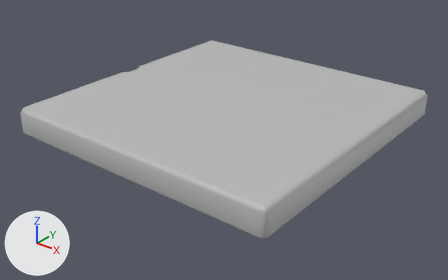
One commit to the FBX model Editor/Assets/IronWrought/Mesh/Props/EN_P_Pizza_note.fbx: the scene before it, then after it.
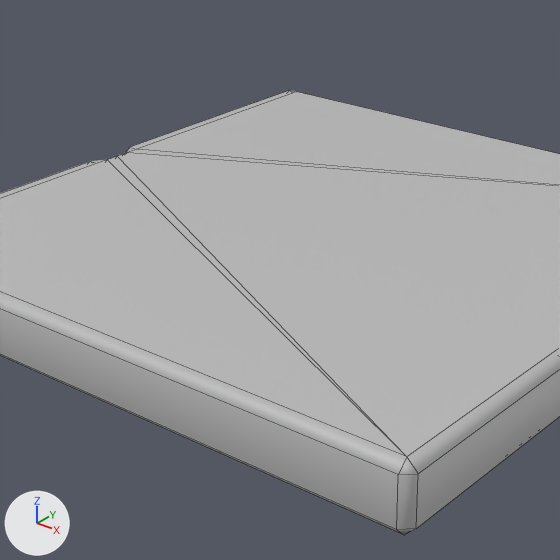
Each version is shown whole from a 50 mm camera at (0.462, -0.591, 0.323) aimed at (0.004, -0.018, -0.032), then close up on the part from 18% to 74% of the width and 0% to 90% of the height. Every picture has the same lights, and +X, +Y and +Z are marked at lower left. The close-ups show mesh edges as thin lines. Where no turn or scale is listed for an object, it has been applied to the vertices.

Script lines for the objects in view, before the commit:
```python
me_mesh = bpy.data.meshes.new('Mesh')
me_mesh.from_pydata(...)  # 110 vertices, 103 faces; spans x -0.191..0.191, y -0.191..0.191, z -0.026..0.026
# faces by material slot: [20, 83]
me_mesh.materials.append(mat_note)  # its picture is missing
me_mesh.materials.append(mat_pizza)  # grey #bcbcbc
ob_pizza2 = bpy.data.objects.new('pizza2', me_mesh)
ob_pizza2.location = (0.0, 0.0, -0.0066)
```
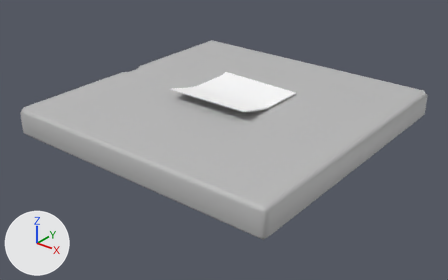
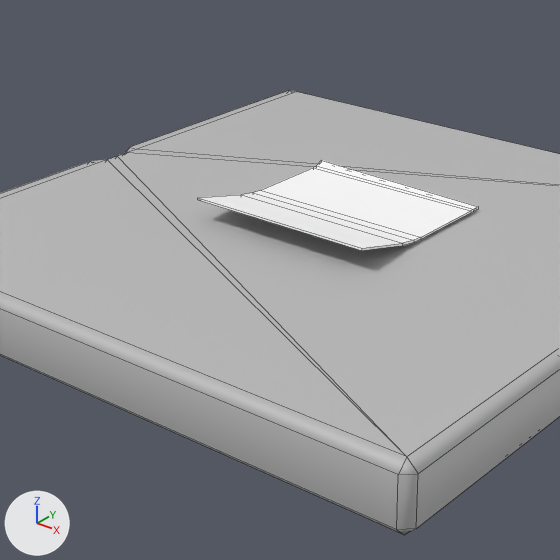
Where the newer file only moved an object's origin or applied its transform, the numbers keep the older frame.

Location of each change, (x1, y1, x2, y2) in pixels of the close-ups (560 x 560 px; the box of a moved part takes in the faces that stretch with it):
part 1 of me_mesh, moved or reshaped (not visible before): after (198, 160, 478, 251)

The change in detail:
me_mesh has 110 vertices, 103 faces and spans x -0.191..0.191, y -0.191..0.191, z -0.026..0.026.
me_mesh is used by ob_pizza2; location (0.0, 0.0, -0.0066).
me_mesh part 1: the loose piece of 28 vertices spanning x -0.059..0.059, y -0.065..0.049, z -0.026..-0.013 is turned -180 degrees about the x axis through its middle, then moved by (0.0, 0.016, 0.054).
